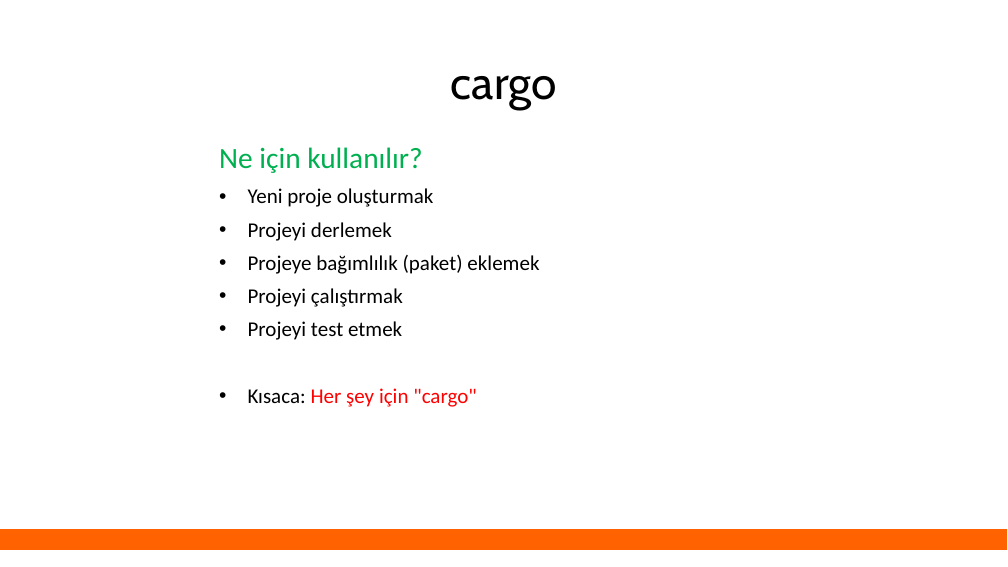
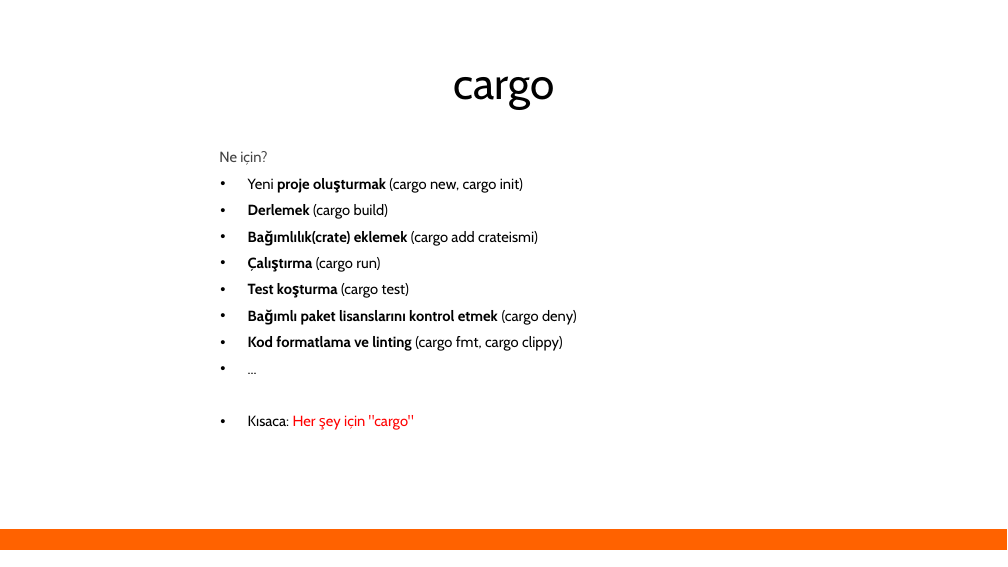
Before and after one commit to eminfedar/rust-tr-ders-slaytlari, a slide deck: slide 3 of rust_egitim_1_giris.odp. Drawn at 1008x567 pixels with LibreOffice and Linux fonts; fonts in the diff are those of the drawing. Boxes give left, top, right and bottom in pixels: in the first picture for what was removed or moved away, otherwise in the second. Text is boxed around its words. In the diff, an @@ line names an element or a change of style, - is before the commit and + after.

Commit message:
Updated slides

```diff
--- a/rust_egitim_1_giris.odp
+++ b/rust_egitim_1_giris.odp
@@ text "cargo" at box(453, 76, 554, 110): size 44 to 42 pt @@
@@ text removed at box(219, 147, 539, 407) @@
-Ne için kullanılır?
-• Yeni proje oluşturmak
-• Projeyi derlemek
-• Projeye bağımlılık (paket) eklemek
-• Projeyi çalıştırmak
-• Projeyi test etmek
-• Kısaca: Her şey için "cargo"
@@ text added at box(219, 151, 267, 165), 14 pt, text #434343 @@
+Ne için?
@@ text added at box(248, 178, 577, 430), 14 pt, text #000000 @@
+• Yeni proje oluşturmak (cargo new, cargo init)
+• Derlemek (cargo build)
+• Bağımlılık(crate) eklemek (cargo add crateismi)
+• Çalıştırma (cargo run)
+• Test koşturma (cargo test)
+• Bağımlı paket lisanslarını kontrol etmek (cargo deny)
+• Kod formatlama ve linting (cargo fmt, cargo clippy)
+• ...
+• Kısaca: Her şey için "cargo"
```
Also in this commit, not shown: 33 other slides changed, 13 slides added, 6 slides removed, 3 other files.
